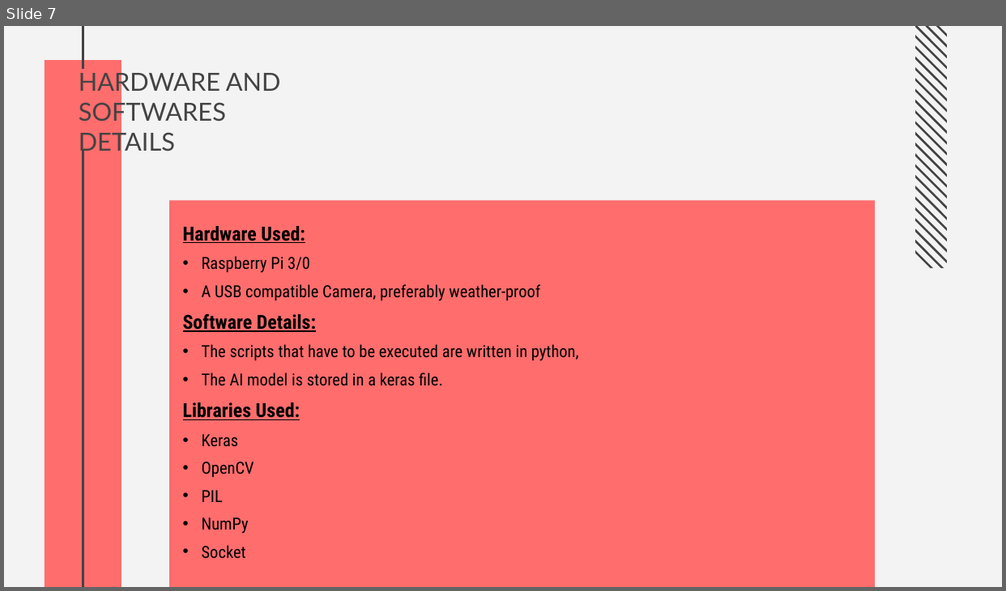
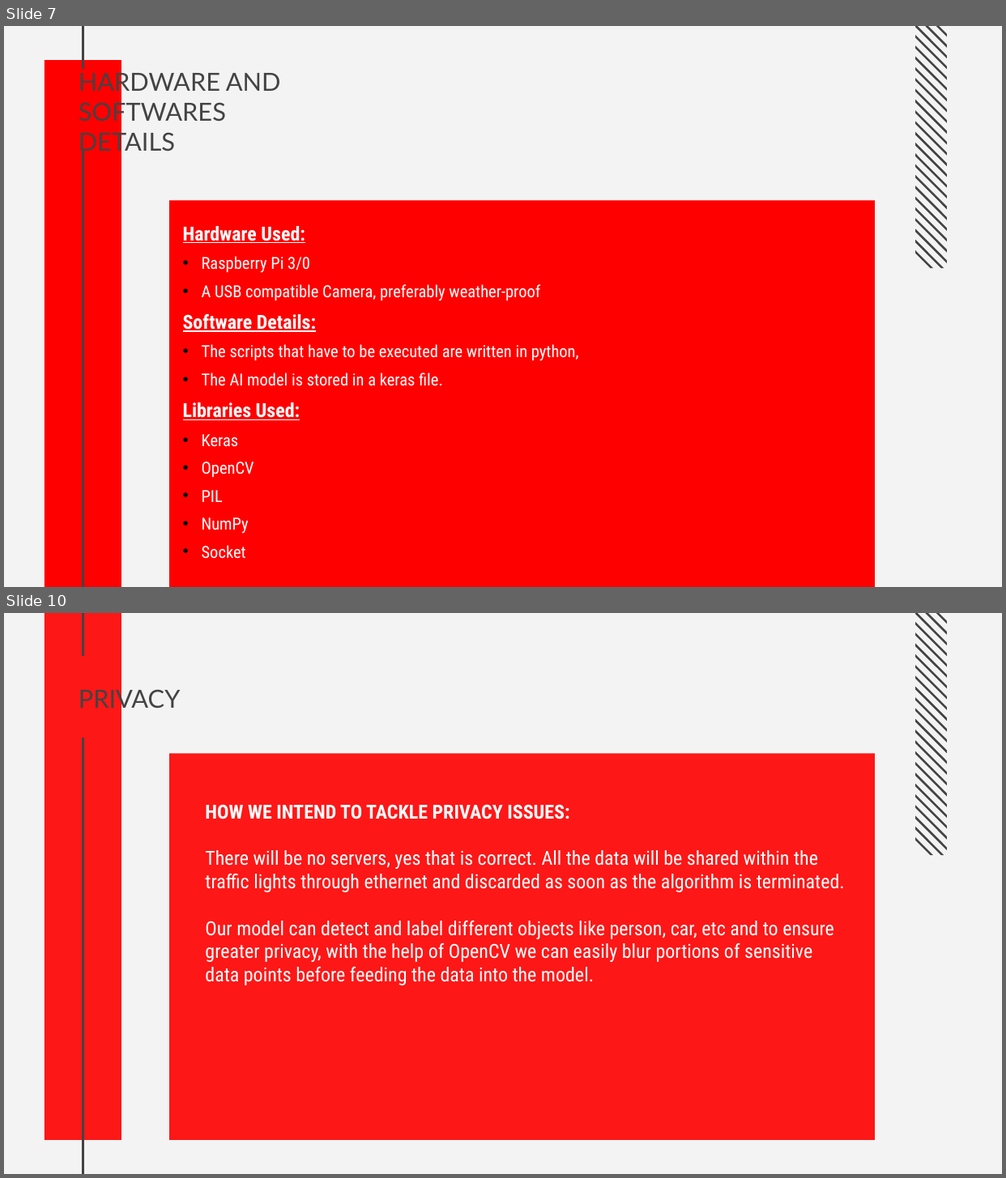
Before and after one commit to Sharan420/Traffic-Classifier, a slide deck: ppt.pptx. Shown one above the other, each under a label of ours: slide 7 before the commit, slides 7 and 10 after it; the slides between them are not shown. The pictures are 1006x591 and 1006x1178 pixels, drawn with LibreOffice and Linux fonts; fonts in the diff are those of the drawing. Boxes give left, top, right and bottom in pixels: in the first picture for what was removed or moved away, otherwise in the second. Text is boxed around its words. In the diff, an @@ line names an element or a change of style, - is before the commit and + after.

```diff
--- a/ppt.pptx
+++ b/ppt.pptx
@@ slide 10 added at (x1=4, y1=613, x2=1002, y2=1174), background #F3F3F3; not listed: 26 template elements that a slide beside it also shows @@
@@ rectangle added at (x1=45, y1=613, x2=121, y2=1139), fill #FF0000 at 90% opacity @@
@@ title added at (x1=79, y1=686, x2=181, y2=713), 18 pt, text #434343 @@
+PRIVACY
@@ rectangle added at (x1=170, y1=754, x2=876, y2=1141), fill #FF0000 at 90% opacity @@
@@ text added at (x1=205, y1=804, x2=845, y2=986), 14 pt, text #FFFFFF @@
+HOW WE INTEND TO TACKLE PRIVACY ISSUES:
+There will be no servers, yes that is correct. All the data will be shared within the traffic lights through ethernet and discarded as soon as the algorithm is terminated.
+Our model can detect and label different objects like person, car, etc and to ensure greater privacy, with the help of OpenCV we can easily blur portions of sensitive data points before feeding the data into the model.
@@ slide 7 changed as well @@
@@ rectangle at (x1=45, y1=60, x2=121, y2=587): fill #FF6D6D to #FF0000 @@
@@ rectangle at (x1=170, y1=201, x2=876, y2=587): fill #FF6D6D to #FF0000 @@
@@ text "Hardware Used:" at (x1=183, y1=226, x2=579, y2=559): text colour #000000 to #FFFFFF @@
```
Also in this commit, not shown: 7 other slides changed, 2 other slides added.
